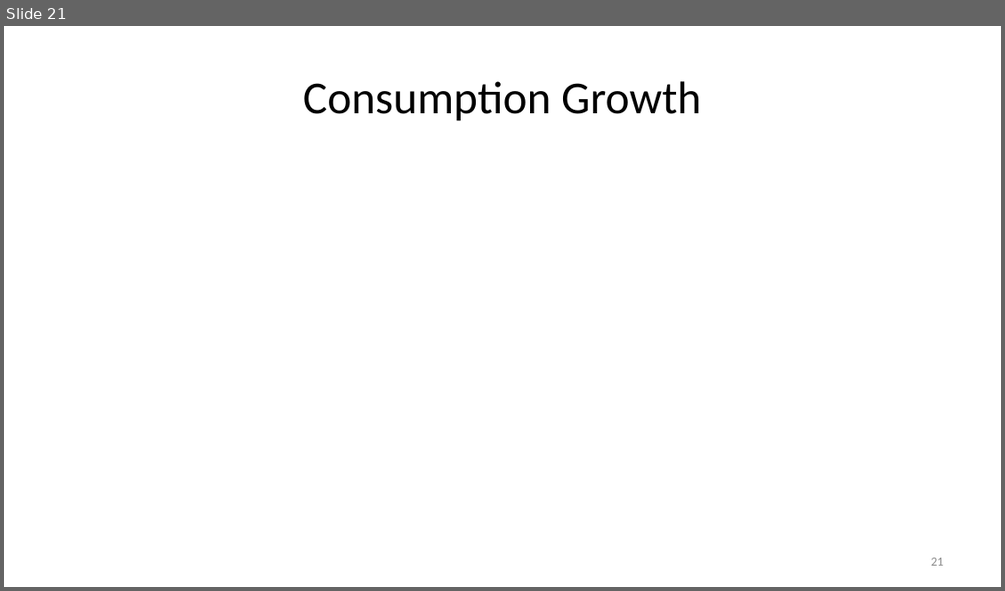
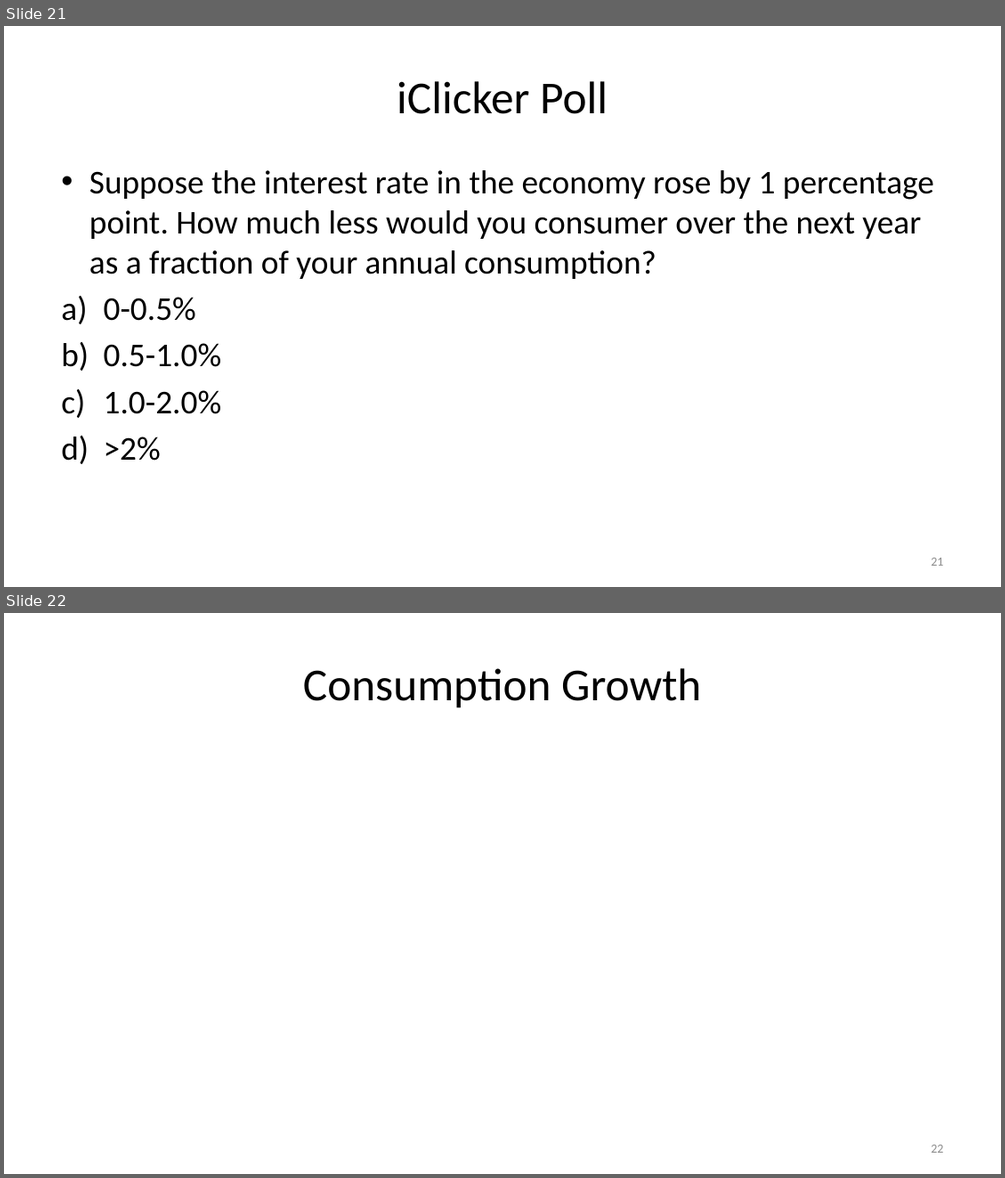
Before and after one commit to jonsteinsson/jonsteinsson.github.io, a slide deck: static/teaching/Lecture05ConsumptionSaving.pptx. Shown one above the other, each under a label of ours: slide 21 before the commit, slides 21 and 22 after it. The pictures are 1005x591 and 1005x1178 pixels, drawn with LibreOffice and Linux fonts; fonts in the diff are those of the drawing; grey boxes stand for pictures. Boxes give left, top, right and bottom in pixels: in the first picture for what was removed or moved away, otherwise in the second. Text is boxed around its words. In the diff, an @@ line names an element or a change of style, - is before the commit and + after.

```diff
--- a/static/teaching/Lecture05ConsumptionSaving.pptx
+++ b/static/teaching/Lecture05ConsumptionSaving.pptx
@@ slide 21 added at bbox=[4, 26, 1001, 587], background #FFFFFF @@
@@ title added at bbox=[396, 81, 607, 114], 44 pt, text #000000 @@
+iClicker Poll
@@ text added at bbox=[89, 170, 934, 460], 32 pt, text #000000 @@
+• Suppose the interest rate in the economy rose by 1 percentage point. How much less would you consumer over the next year as a fraction of your annual consumption?
+a) 0-0.5%
+b) 0.5-1.0%
+c) 1.0-2.0%
+d) >2%
@@ page number added at bbox=[930, 557, 943, 565], 12 pt, text #8C8C8C @@
+21
@@ what was slide 21 is now slide 22 @@
@@ page number at bbox=[930, 1144, 943, 1152]: text changed @@
-21
+22
```
Also in this commit, not shown: 1 slide changed, 17 other files.
